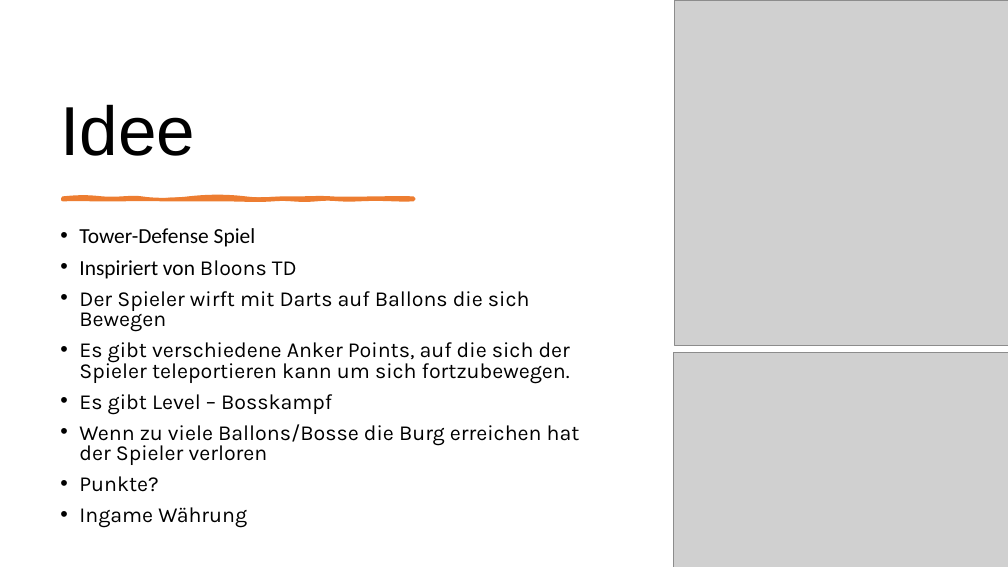
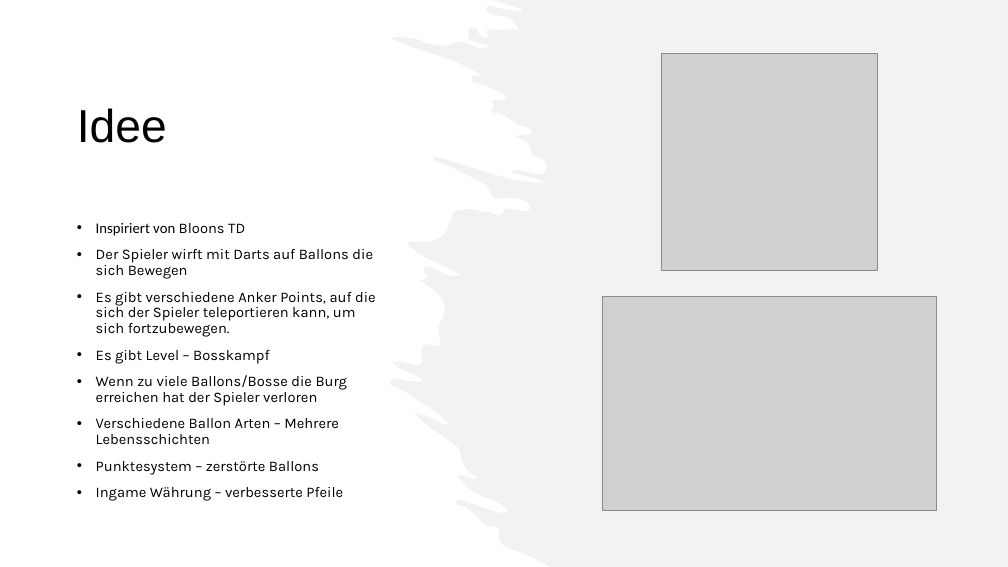
Before and after one commit to ProbablyCreative/Gruppe2-Projekt4, a slide deck: slide 8 of Zwischenpräsentation/Virtuel & Augmented Reality WS 23.pptx (slide 5 before the commit). Drawn at 1008x567 pixels with LibreOffice and Linux fonts; fonts in the diff are those of the drawing; grey boxes stand for pictures. Boxes give left, top, right and bottom in pixels: in the first picture for what was removed or moved away, otherwise in the second. Text is boxed around its words. In the diff, an @@ line names an element or a change of style, - is before the commit and + after.

```diff
--- a/Zwischenpräsentation/Virtuel & Augmented Reality WS 23.pptx
+++ b/Zwischenpräsentation/Virtuel & Augmented Reality WS 23.pptx
@@ freeform shape added at <box>390,0,1008,567</box>, fill #E7E6E6 at 50% opacity @@
@@ title "Idee": place and size @@
-title "Idee" at <box>60,104,195,156</box>
+title "Idee" at <box>77,108,167,143</box>
@@ title "Idee" at <box>77,108,167,143</box>: size 66 to 44 pt; vertical alignment bottom to middle @@
@@ picture: place and size @@
-picture at <box>675,0,1008,346</box>
+picture at <box>661,53,877,270</box>
@@ freeform shape removed at <box>63,198,414,200</box> @@
@@ text "Inspiriert von Bloons TD": place and size @@
-text "Inspiriert von Bloons TD" at <box>79,228,580,528</box>
+text "Inspiriert von Bloons TD" at <box>96,223,376,501</box>
@@ text at <box>79,228,256,247</box>: paragraph removed @@
-• Tower-Defense Spiel
@@ text at <box>96,223,373,406</box>: size 20.4 to 14 pt in "Inspiriert von Bloons TD", "Der Spieler wirft mit Darts auf Ballons ...", "Es gibt Level – Bosskampf", "Wenn zu viele Ballons/Bosse die Burg erreichen ..."; line spacing 0.8 to 0.9 @@
@@ text at <box>96,292,376,337</box>: text changed; size 20.4 to 14 pt @@
-• Es gibt verschiedene Anker Points, auf die sich der Spieler teleportieren kann um sich fortzubewegen.
+• Es gibt verschiedene Anker Points, auf die sich der Spieler teleportieren kann, um sich fortzubewegen.
@@ picture: place and size @@
-picture at <box>674,353,1008,567</box>
+picture at <box>602,297,936,511</box>
@@ text at <box>96,418,343,501</box>: text changed; size 20.4 to 14 pt @@
-• Punkte?
-• Ingame Währung
+• Verschiedene Ballon Arten – Mehrere Lebensschichten
+• Punktesystem – zerstörte Ballons
+• Ingame Währung – verbesserte Pfeile
```
Also in this commit, not shown: 4 other slides changed, 5 slides added.
